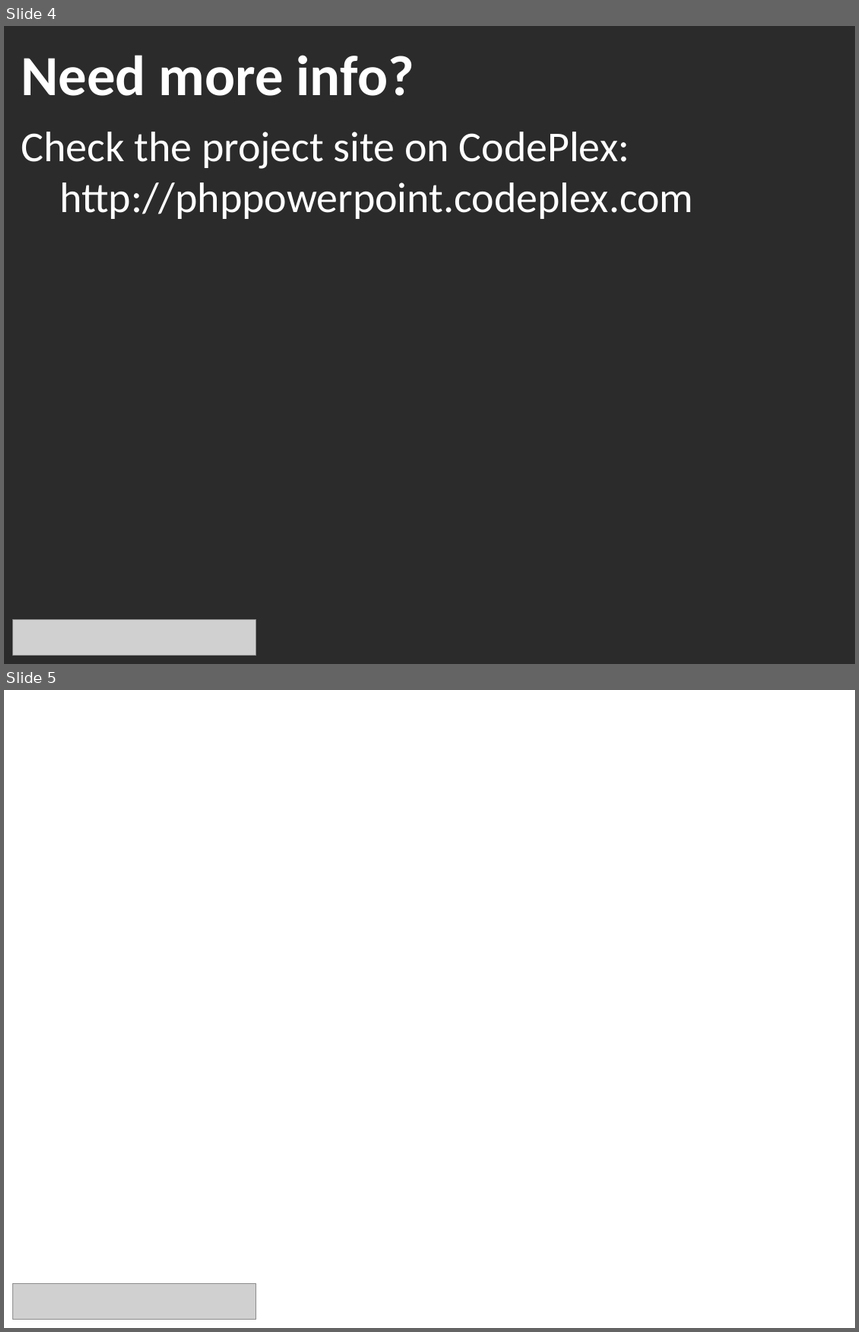
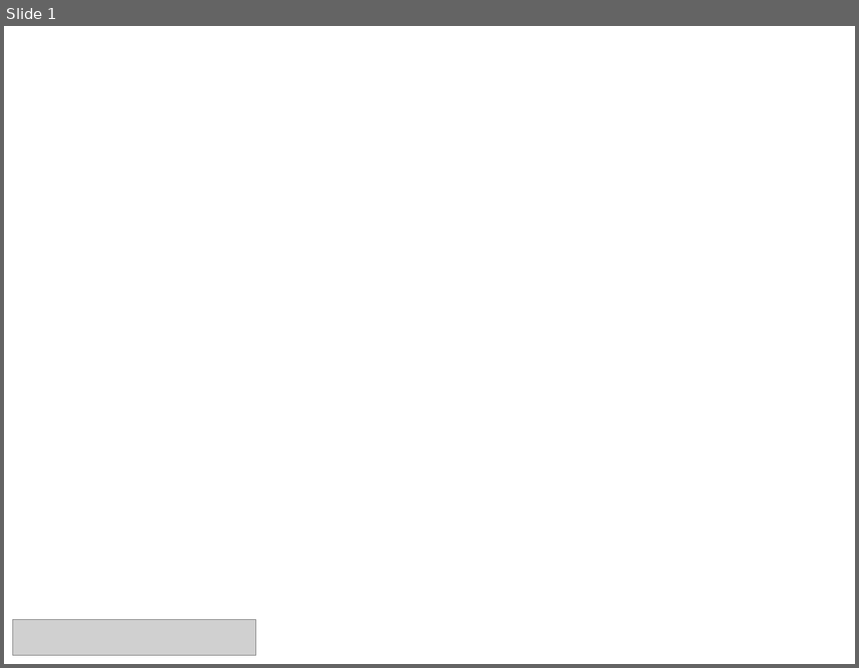
Before and after one commit to jLKisni/PitchItUp, a slide deck: 02presentation.pptx. Shown one above the other, each under a label of ours: slides 4 and 5 before the commit, slide 1 after it. The pictures are 859x1332 and 859x668 pixels, drawn with LibreOffice and Linux fonts; fonts in the diff are those of the drawing; grey boxes stand for pictures; background and template pictures are left out; a plain dark background stands for a picture behind light text. Boxes give left, top, right and bottom in pixels: in the first picture for what was removed or moved away, otherwise in the second. Text is boxed around its words. In the diff, an @@ line names an element or a change of style, - is before the commit and + after.

```diff
--- a/02presentation.pptx
+++ b/02presentation.pptx
@@ slide 4 removed at (4, 26, 855, 664), background picture (left out) @@
@@ text removed at (21, 55, 414, 96) @@
-Need more info?
@@ text removed at (21, 132, 693, 219) @@
-Check the project site on CodePlex:
-http://phppowerpoint.codeplex.com
@@ picture removed at (12, 620, 255, 656) @@
@@ what was slide 5 is now slide 1 @@
```
Also in this commit, not shown: 4 slides added, 3 other slides removed, 3 other files.
